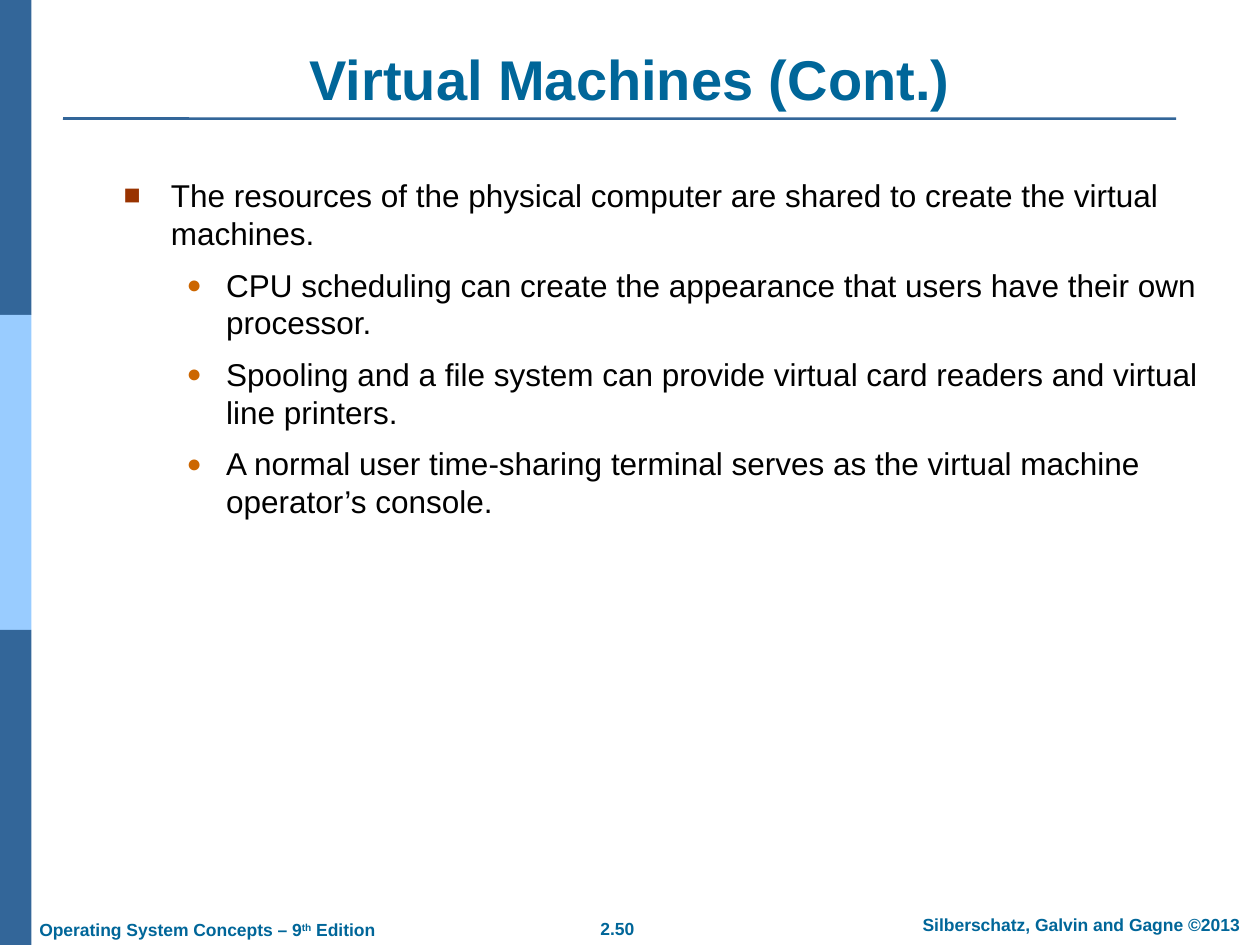
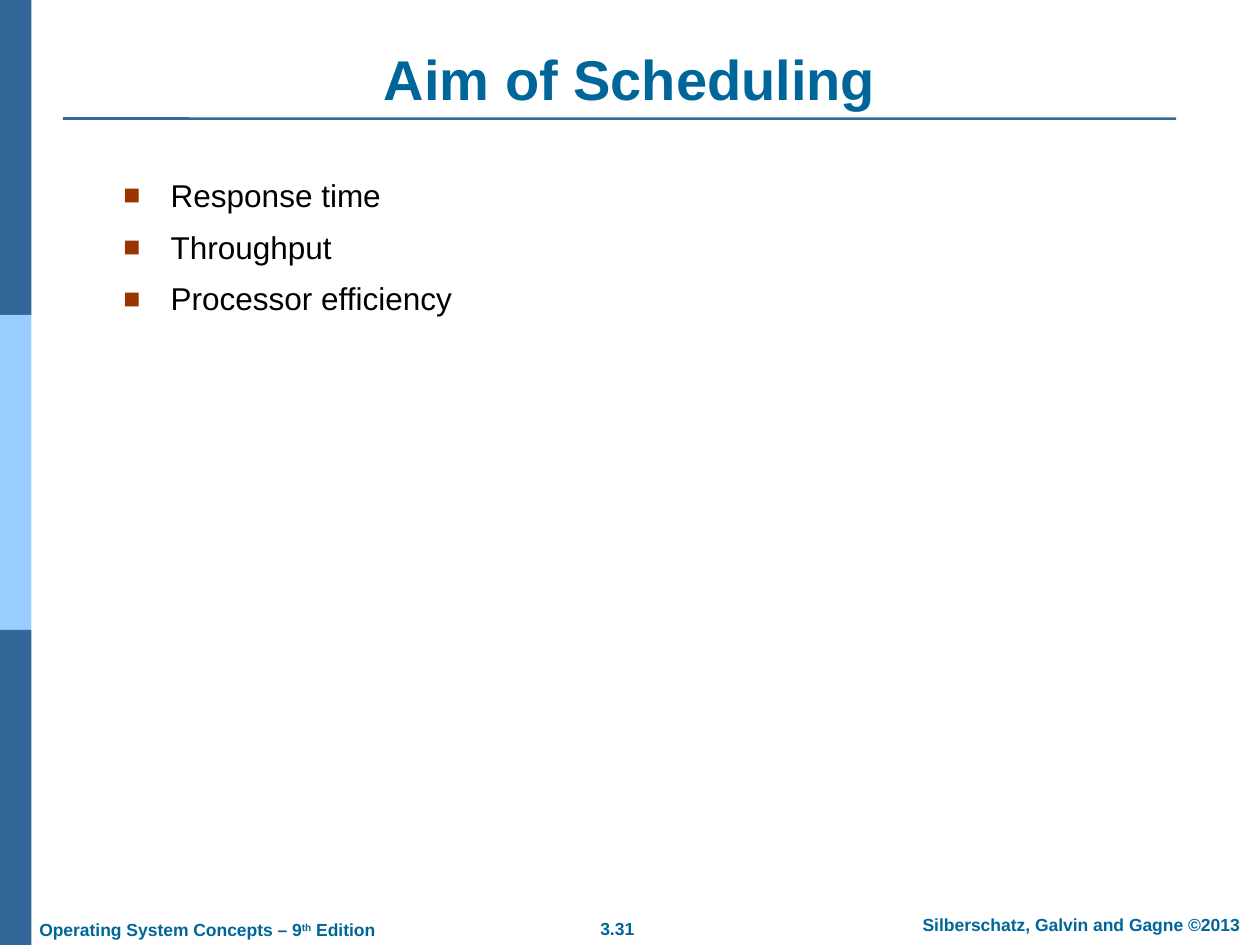
Before and after one commit to qasim2020/givezakat, a slide deck: slide 31 of static/AOS/Chapter 2.ppt (slide 50 before the commit). Drawn at 1260x945 pixels with LibreOffice and Linux fonts; fonts in the diff are those of the drawing; background and template pictures are left out. Boxes give left, top, right and bottom in pixels: in the first picture for what was removed or moved away, otherwise in the second. Text is boxed around its words. In the diff, an @@ line names an element or a change of style, - is before the commit and + after.

```diff
--- a/static/AOS/Chapter 2.ppt
+++ b/static/AOS/Chapter 2.ppt
@@ title at box(384, 59, 875, 110): text changed @@
-Virtual Machines (Cont.)
+Aim of Scheduling
@@ text at box(171, 184, 452, 316): text changed @@
-■ The resources of the physical computer are shared to create the virtual machines.
-  ● CPU scheduling can create the appearance that users have their own processor.
-  ● Spooling and a file system can provide virtual card readers and virtual line printers.
-  ● A normal user time-sharing terminal serves as the virtual machine operator’s console.
+■ Response time
+■ Throughput
+■ Processor efficiency
@@ page number at box(600, 922, 634, 936): text changed @@
-2.50
+3.31
```
Also in this commit, not shown: 1 other slide changed, 60 slides added, 55 slides removed, 12 other files.
